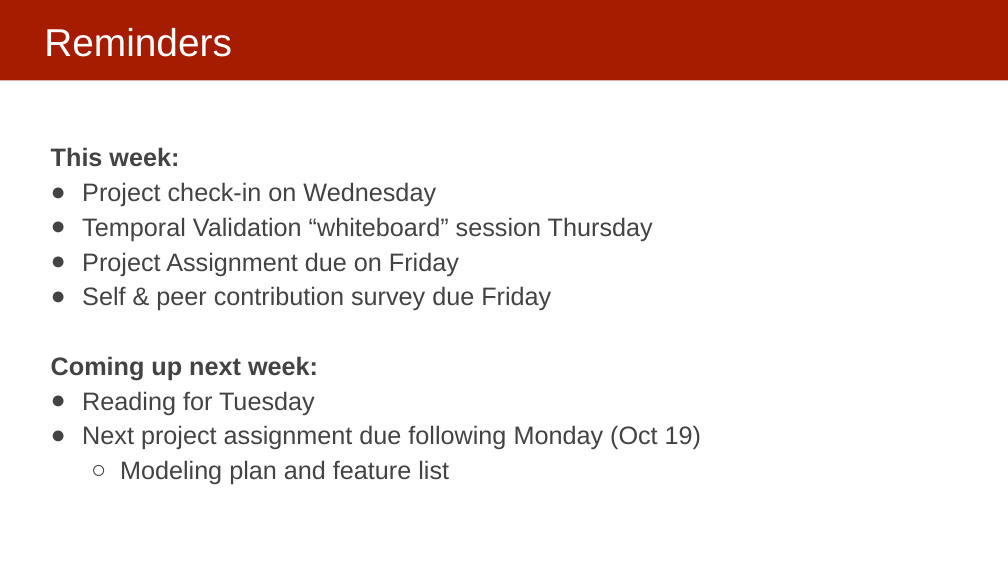
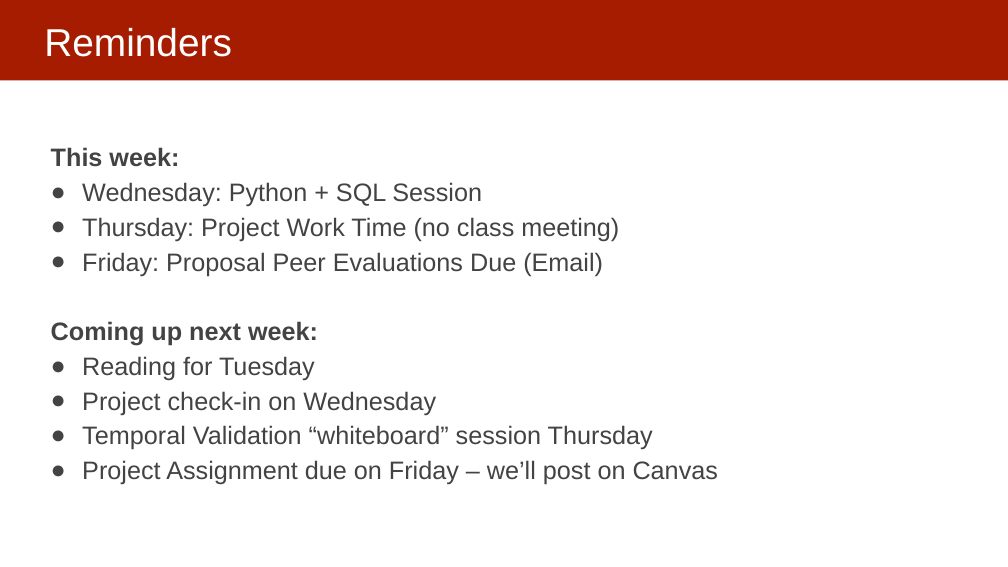
Before and after one commit to dssg/mlforpublicpolicylab, a slide deck: slide 28 of 05 - Performance and Evaluation Pt 1/Model Selection and Validation - Part I.pptx (slide 27 before the commit). Drawn at 1008x567 pixels with LibreOffice and Linux fonts; fonts in the diff are those of the drawing. Boxes give left, top, right and bottom in pixels: in the first picture for what was removed or moved away, otherwise in the second. Text is boxed around its words. In the diff, an @@ line names an element or a change of style, - is before the commit and + after.

```diff
--- a/05 - Performance and Evaluation Pt 1/Model Selection and Validation - Part I.pptx
+++ b/05 - Performance and Evaluation Pt 1/Model Selection and Validation - Part I.pptx
@@ text at <box>51,182,619,380</box>: paragraphs added @@
+● Wednesday: Python + SQL Session
+● Thursday: Project Work Time (no class meeting)
+● Friday: Proposal Peer Evaluations Due (Email)
+Coming up next week:
+● Reading for Tuesday
@@ text at <box>82,460,718,485</box>: text changed @@
-● Project Assignment due on Friday
-● Self & peer contribution survey due Friday
-Coming up next week:
-● Reading for Tuesday
-● Next project assignment due following Monday (Oct 19)
-  ○ Modeling plan and feature list
+● Project Assignment due on Friday – we’ll post on Canvas
```
Also in this commit, not shown: 2 other slides changed, 1 slide added.
